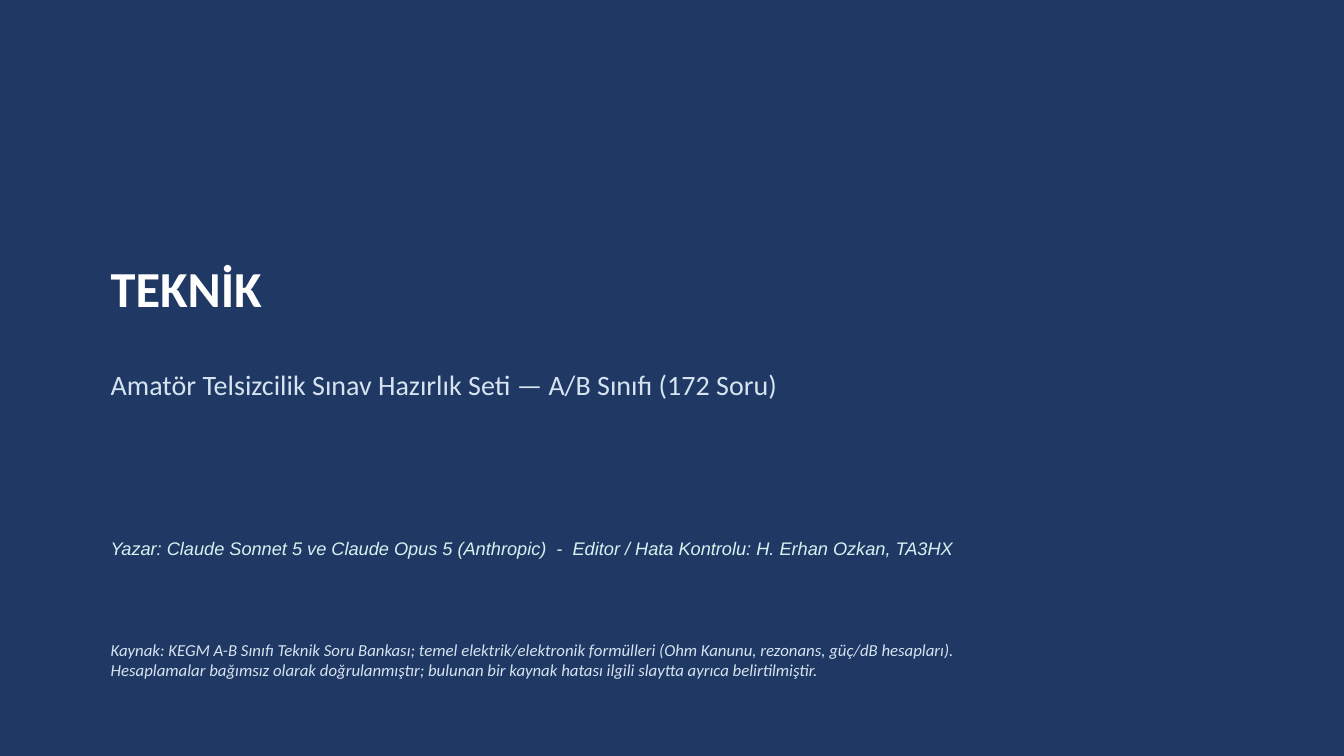
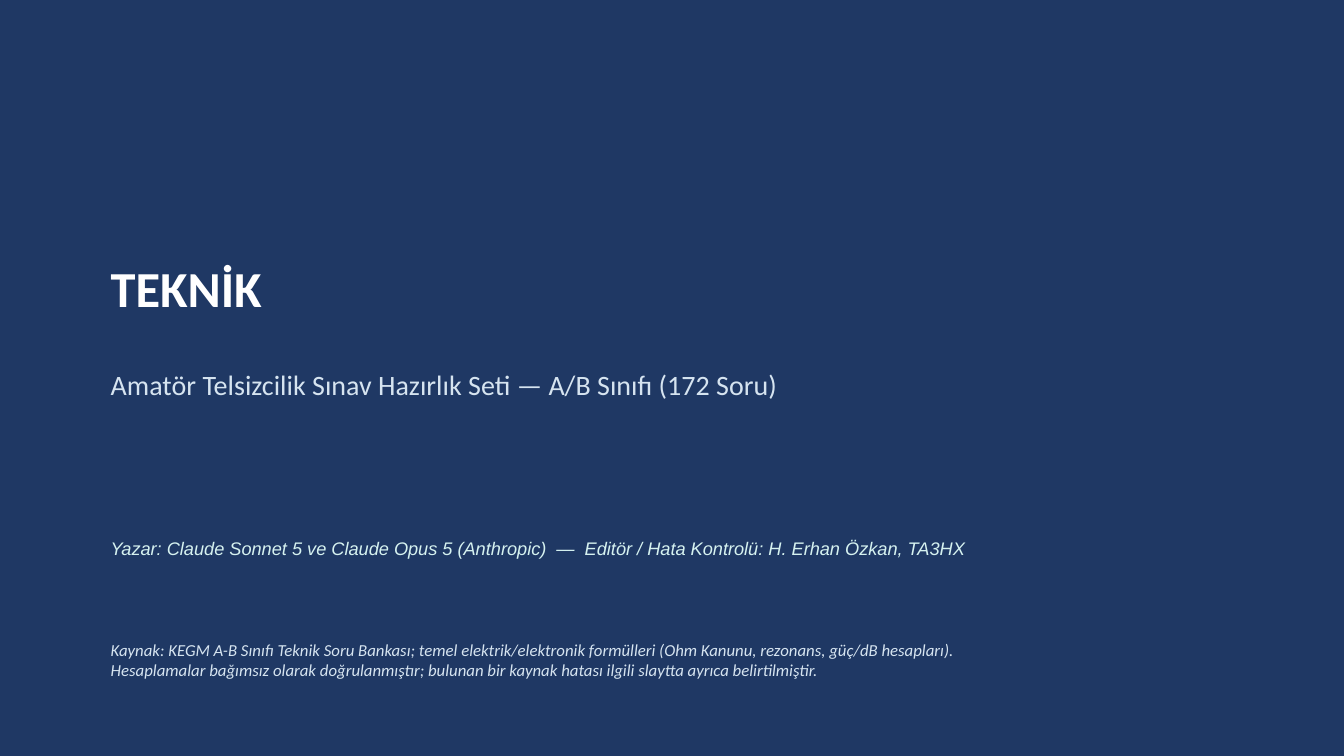
Before and after one commit to TA3HRJ/amator-telsiz-egitimi, a slide deck: slide 1 of Amator_Telsizcilik_A-B_Teknik_Sinav_Hazirlik_v1.1.pptx. Drawn at 1344x756 pixels with LibreOffice and Linux fonts; fonts in the diff are those of the drawing. Boxes give left, top, right and bottom in pixels: in the first picture for what was removed or moved away, otherwise in the second. Text is boxed around its words. In the diff, an @@ line names an element or a change of style, - is before the commit and + after.

```diff
--- a/Amator_Telsizcilik_A-B_Teknik_Sinav_Hazirlik_v1.1.pptx
+++ b/Amator_Telsizcilik_A-B_Teknik_Sinav_Hazirlik_v1.1.pptx
@@ text at (111, 541, 965, 559): text changed @@
-Yazar: Claude Sonnet 5 ve Claude Opus 5 (Anthropic) - Editor / Hata Kontrolu: H. Erhan Ozkan, TA3HX
+Yazar: Claude Sonnet 5 ve Claude Opus 5 (Anthropic) — Editör / Hata Kontrolü: H. Erhan Özkan, TA3HX
```
